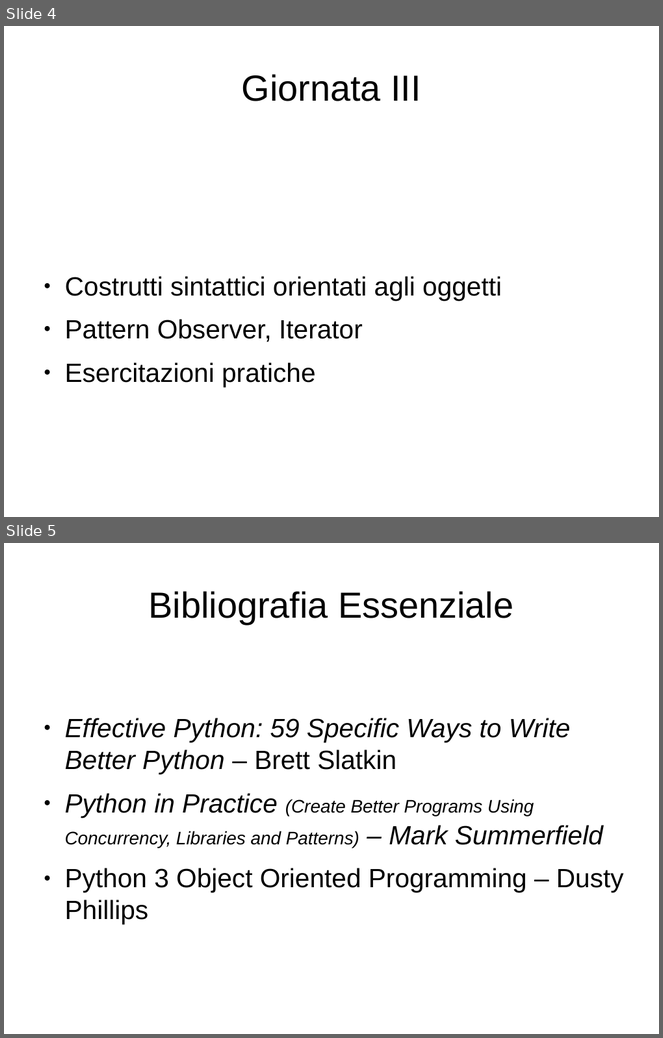
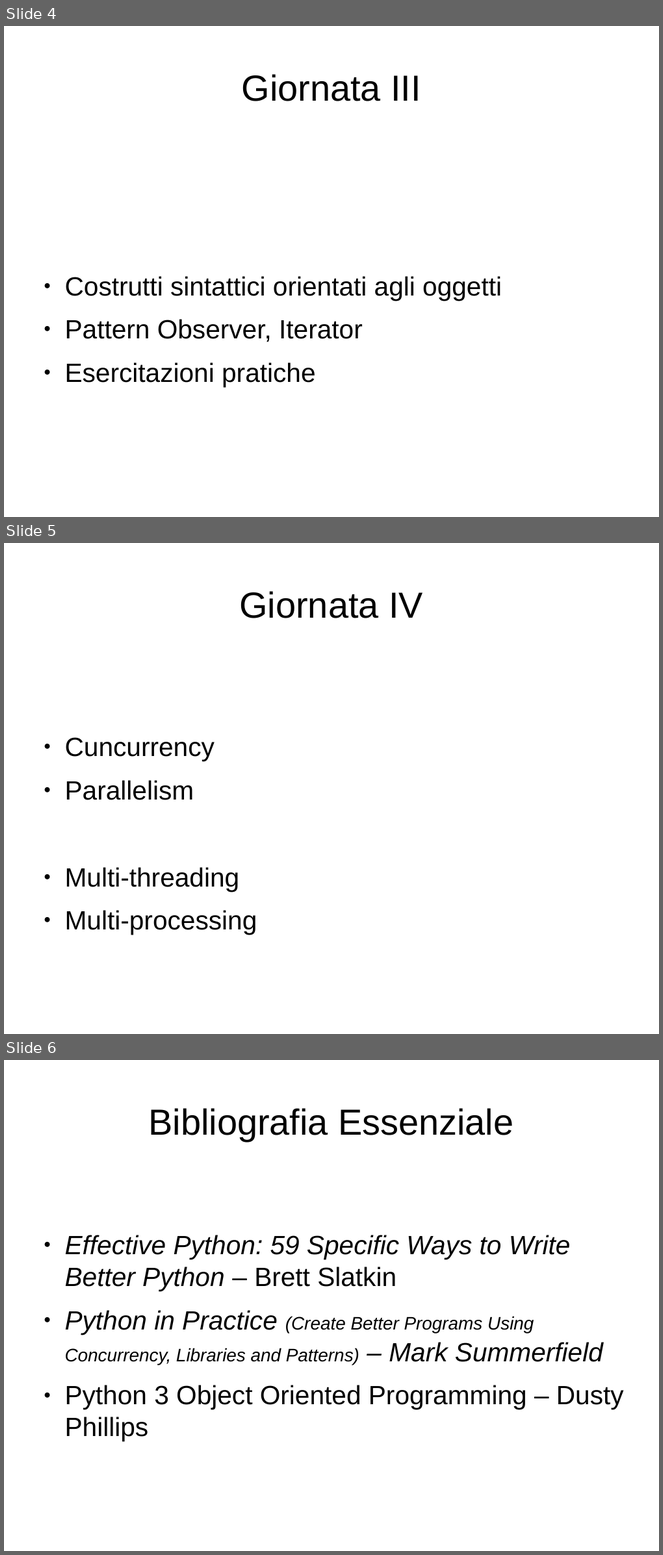
Before and after one commit to nicolacammillini/spacedys, a slide deck: docs/corso_spacedys.odp. Shown one above the other, each under a label of ours: slides 4 and 5 before the commit, slides 4, 5 and 6 after it. The pictures are 663x1038 and 663x1555 pixels, drawn with LibreOffice and Linux fonts; fonts in the diff are those of the drawing. Boxes give left, top, right and bottom in pixels: in the first picture for what was removed or moved away, otherwise in the second. Text is boxed around its words. In the diff, an @@ line names an element or a change of style, - is before the commit and + after.

Commit message:
Multithreading and multiprocessing

```diff
--- a/docs/corso_spacedys.odp
+++ b/docs/corso_spacedys.odp
@@ slide 5 added at box(4, 543, 659, 1034), background #FFFFFF @@
@@ title added at box(239, 591, 423, 618), 44 pt, text #000000 @@
+Giornata IV
@@ text added at box(65, 737, 258, 935), 32 pt, text #000000 @@
+● Cuncurrency
+● Parallelism
+● Multi-threading
+● Multi-processing
@@ what was slide 5 is now slide 6 @@
```
Also in this commit, not shown: 22 other files.
